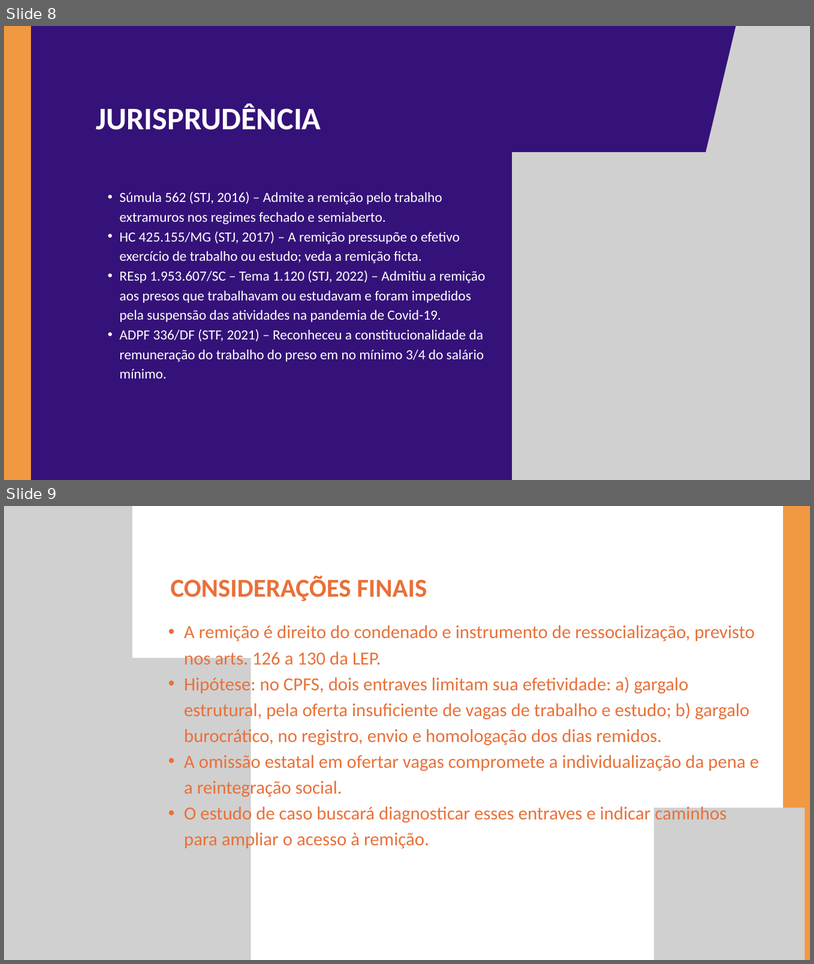
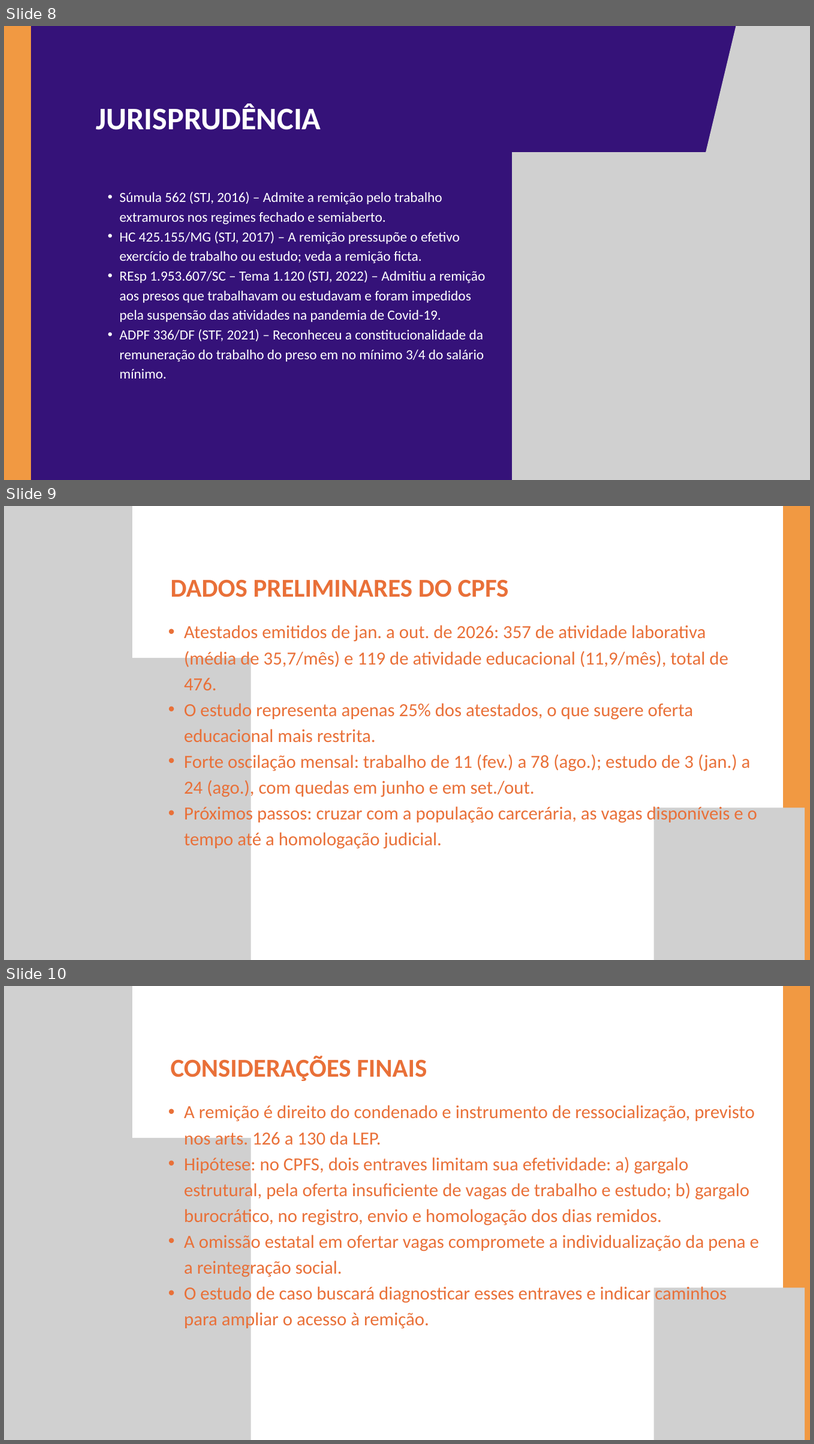
Before and after one commit to projetoia30/Keyla, a slide deck: Apresentacao_TCC_Nilton.pptx. Shown one above the other, each under a label of ours: slides 8 and 9 before the commit, slides 8, 9 and 10 after it. The pictures are 814x964 and 814x1444 pixels, drawn with LibreOffice and Linux fonts; fonts in the diff are those of the drawing; grey boxes stand for pictures. Boxes give left, top, right and bottom in pixels: in the first picture for what was removed or moved away, otherwise in the second. Text is boxed around its words. In the diff, an @@ line names an element or a change of style, - is before the commit and + after.

```diff
--- a/Apresentacao_TCC_Nilton.pptx
+++ b/Apresentacao_TCC_Nilton.pptx
@@ slide 9 added at (x1=4, y1=506, x2=810, y2=960), background #FFFFFF @@
@@ picture added at (x1=4, y1=506, x2=132, y2=960) @@
@@ freeform shape added at (x1=783, y1=506, x2=810, y2=960), fill #F19942 @@
@@ text added at (x1=171, y1=580, x2=509, y2=597), 46 pt, text #E97038, bold @@
+DADOS PRELIMINARES DO CPFS
@@ text added at (x1=184, y1=625, x2=758, y2=850), 33 pt, text #E97038 @@
+  • Atestados emitidos de jan. a out. de 2026: 357 de atividade laborativa (média de 35,7/mês) e 119 de atividade educacional (11,9/mês), total de 476.
+  • O estudo representa apenas 25% dos atestados, o que sugere oferta educacional mais restrita.
+  • Forte oscilação mensal: trabalho de 11 (fev.) a 78 (ago.); estudo de 3 (jan.) a 24 (ago.), com quedas em junho e em set./out.
+  • Próximos passos: cruzar com a população carcerária, as vagas disponíveis e o tempo até a homologação judicial.
@@ picture added at (x1=4, y1=658, x2=251, y2=960) @@
@@ picture added at (x1=654, y1=807, x2=805, y2=960) @@
@@ what was slide 9 is now slide 10 @@
```
Also in this commit, not shown: 5 slides changed, 1 other file.
